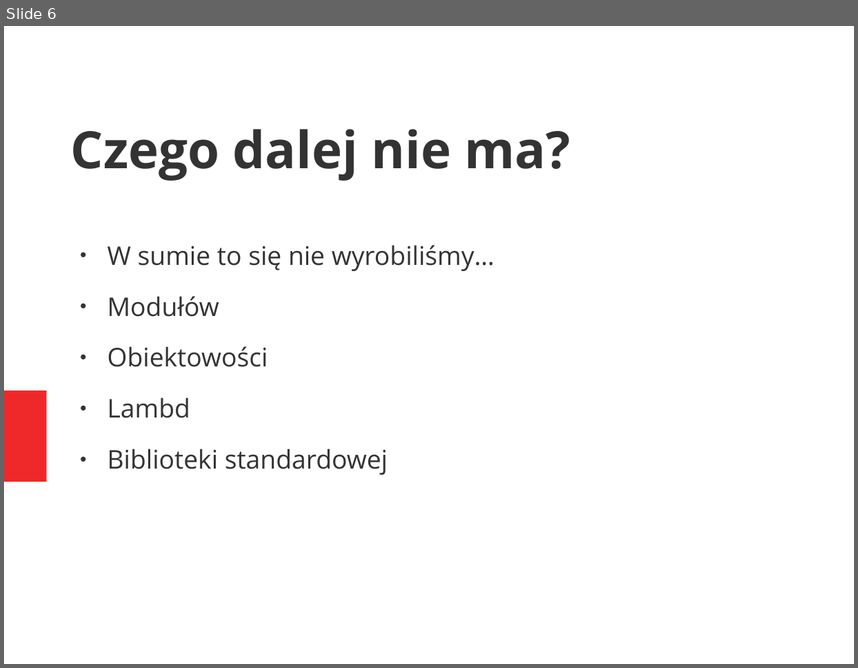
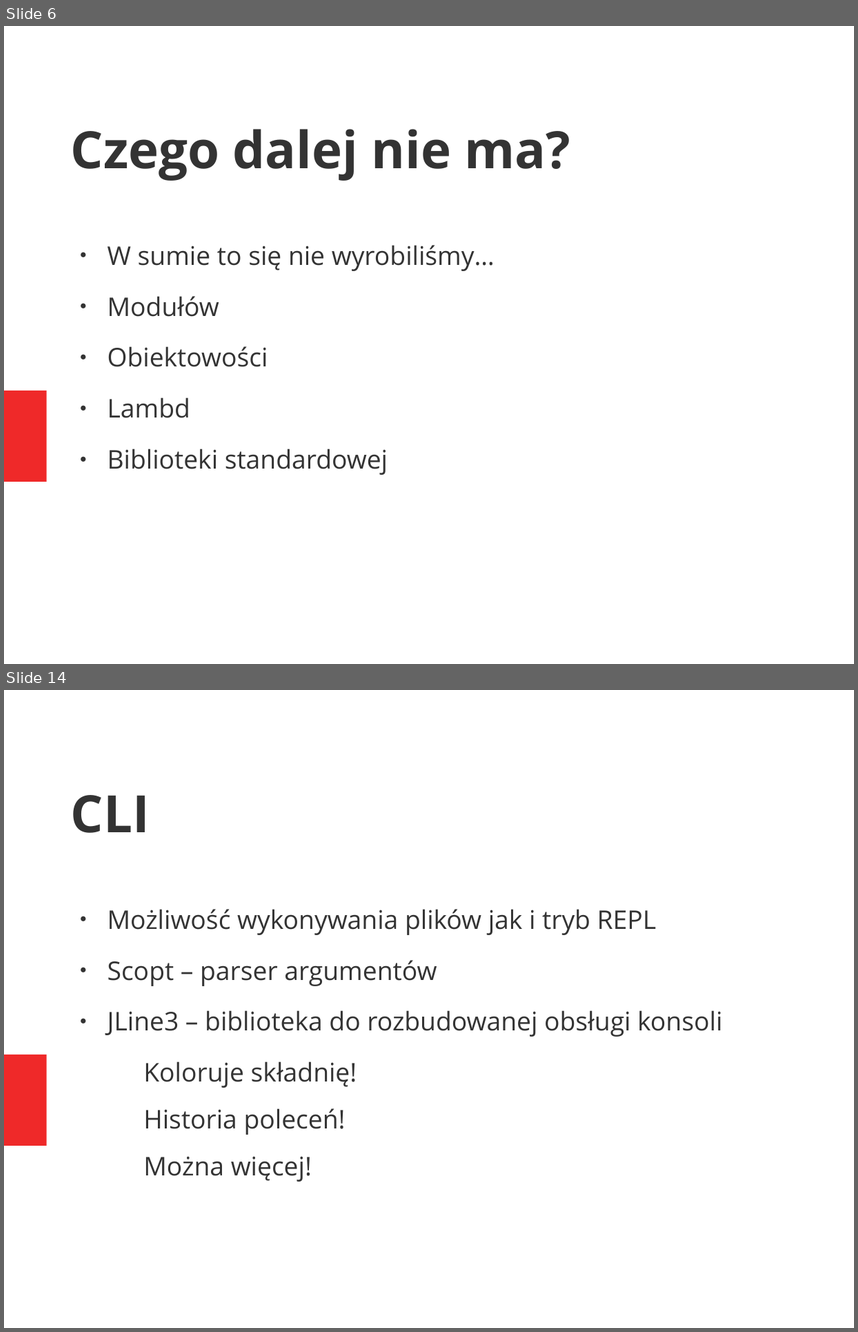
Before and after one commit to mkaput/scalanus, a slide deck: doc/slides_pl.odp. Shown one above the other, each under a label of ours: slide 6 before the commit, slides 6 and 14 after it; the slides between them are not shown. The pictures are 858x668 and 858x1332 pixels, drawn with LibreOffice and Linux fonts; fonts in the diff are those of the drawing. Boxes give left, top, right and bottom in pixels: in the first picture for what was removed or moved away, otherwise in the second. Text is boxed around its words. In the diff, an @@ line names an element or a change of style, - is before the commit and + after.

```diff
--- a/doc/slides_pl.odp
+++ b/doc/slides_pl.odp
@@ slide 14 added at <box>4,690,854,1328</box>, background #FFFFFF; not listed: 1 template element that a slide beside it also shows @@
@@ title added at <box>71,795,150,833</box>, 48 pt, text #333333, bold @@
+CLI
@@ text added at <box>107,909,722,1181</box>, 24 pt, text #333333 @@
+● Możliwość wykonywania plików jak i tryb REPL
+● Scopt – parser argumentów
+● JLine3 – biblioteka do rozbudowanej obsługi konsoli
+  − Koloruje składnię!
+  − Historia poleceń!
+  − Można więcej!
```
Also in this commit, not shown: 1 slide changed, 7 other slides added, 3 other files.
